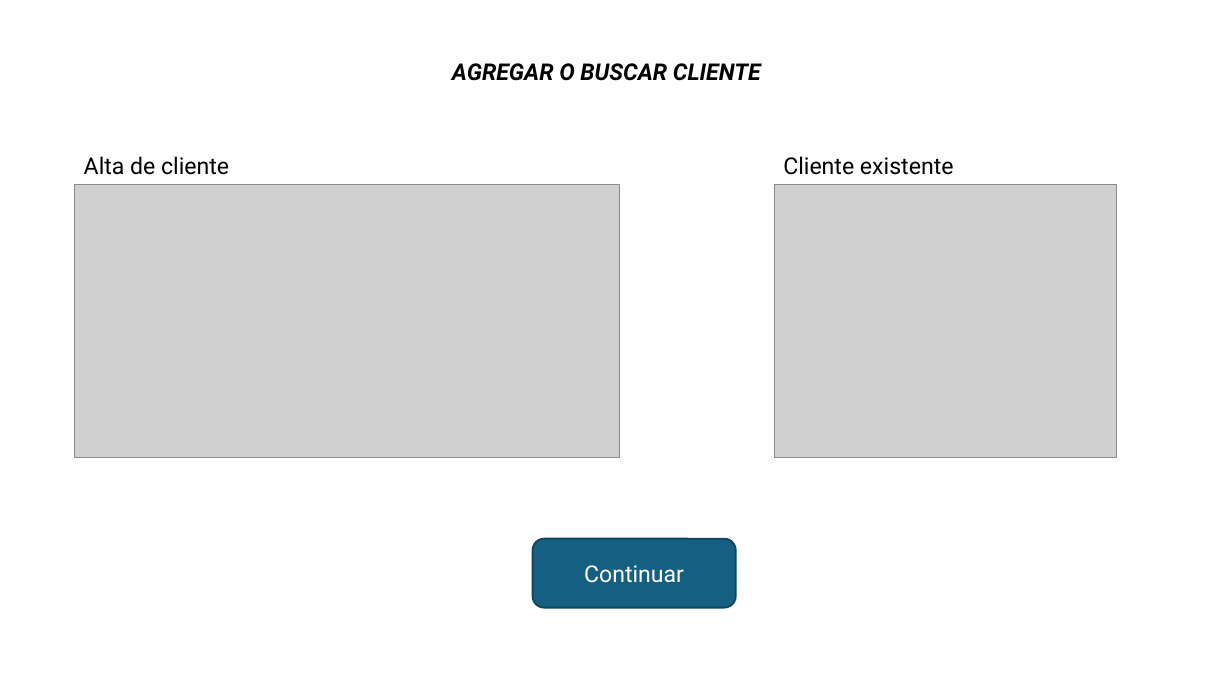
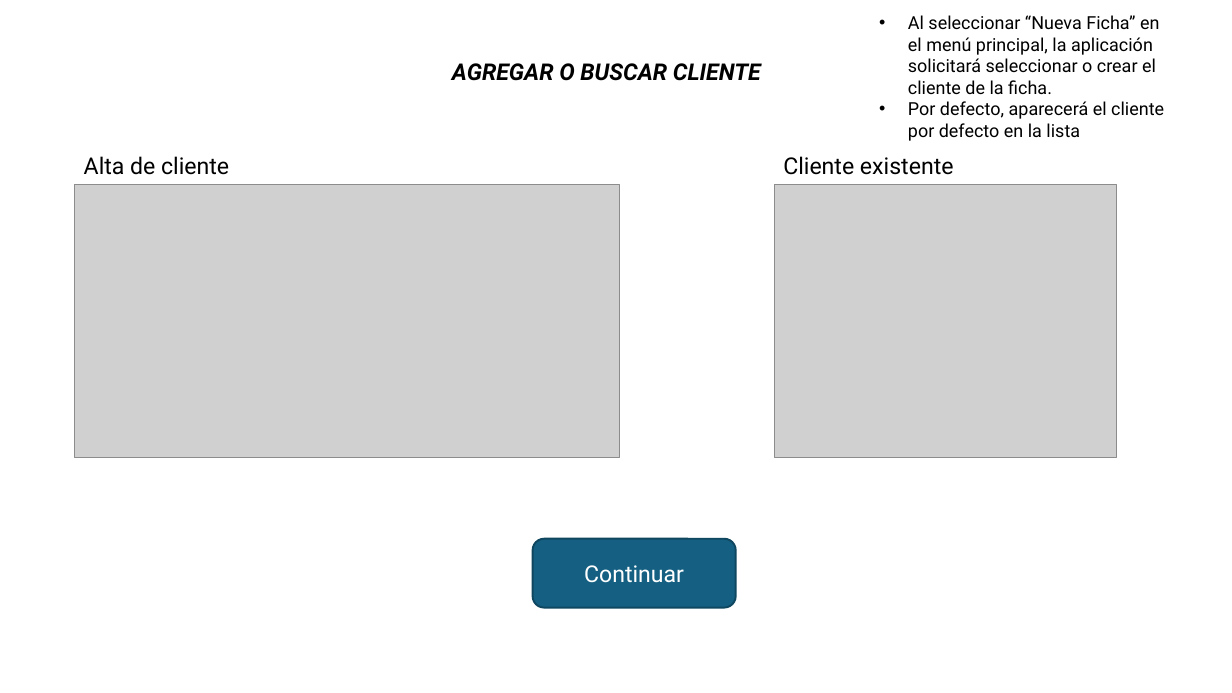
Before and after one commit to jma-ludiverso/Mika, a slide deck: slide 3 of MikaAndroid/Documentación/Diseño pantallas.pptx. Drawn at 1232x693 pixels with LibreOffice and Linux fonts; fonts in the diff are those of the drawing; grey boxes stand for pictures. Boxes give left, top, right and bottom in pixels: in the first picture for what was removed or moved away, otherwise in the second. Text is boxed around its words. In the diff, an @@ line names an element or a change of style, - is before the commit and + after.

Commit message:
Diseño pantalla Nueva línea y comentarios funcionalidad

```diff
--- a/MikaAndroid/Documentación/Diseño pantallas.pptx
+++ b/MikaAndroid/Documentación/Diseño pantallas.pptx
@@ text added at [908, 15, 1164, 141], 14 pt, text #000000 @@
+• Al seleccionar “Nueva Ficha” en el menú principal, la aplicación solicitará seleccionar o crear el cliente de la ficha.
+• Por defecto, aparecerá el cliente por defecto en la lista
```
Also in this commit, not shown: 1 other slide changed, 1 slide added, 1 other file.
